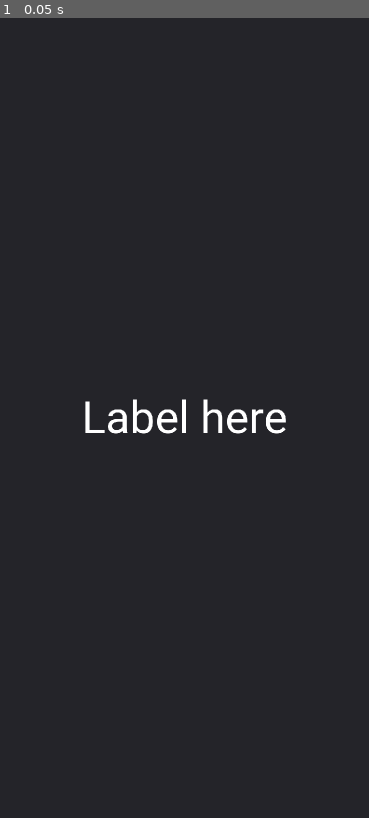
Above: before the commit, frame 1.
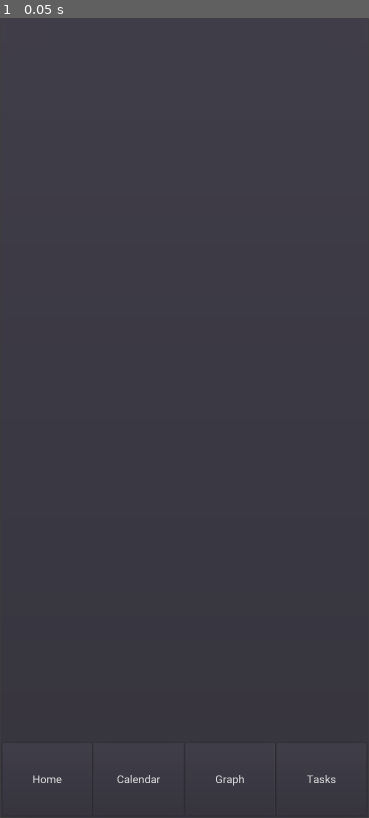
Above: after the commit, the same moment.

Repository: lmsonic/GoDiary
Game: Godot game, scene res://Main.tscn
The game is run twice, just before and just after one commit, with the same random seed, the same clock (stepped at 60 frames per second) and the same inputs. Before the commit the project starts from res://TestScene.tscn.
Inputs:
- Up to frame 1 (0.05 s): no input

The runs differ from the first frame. In frame 1, 68% of the frame differs, in the area x 0-100%, y 0-100%.

Commit message:
Tabs

Diff:
--- /dev/null
+++ b/Main.tscn
@@ -0,0 +1,61 @@
+[gd_scene load_steps=4 format=2]
+
+[ext_resource path="res://Roboto-Regular.ttf" type="DynamicFontData" id=1]
+
+[sub_resource type="DynamicFont" id=1]
+size = 32
+use_filter = true
+font_data = ExtResource( 1 )
+
+[sub_resource type="Theme" id=2]
+default_font = SubResource( 1 )
+
+[node name="Main" type="PanelContainer"]
+anchor_right = 1.0
+anchor_bottom = 1.0
+theme = SubResource( 2 )
+
+[node name="VBoxContainer" type="VBoxContainer" parent="."]
+margin_left = 7.0
+margin_top = 7.0
+margin_right = 1073.0
+margin_bottom = 2333.0
+
+[node name="MarginContainer" type="MarginContainer" parent="VBoxContainer"]
+margin_right = 1066.0
+margin_bottom = 2110.0
+size_flags_vertical = 3
+
+[node name="HBoxContainer" type="HBoxContainer" parent="VBoxContainer"]
+margin_top = 2114.0
+margin_right = 1066.0
+margin_bottom = 2326.0
+size_flags_vertical = 3
+size_flags_stretch_ratio = 0.1
+
+[node name="Home" type="Button" parent="VBoxContainer/HBoxContainer"]
+margin_right = 263.0
+margin_bottom = 212.0
+size_flags_horizontal = 3
+text = "Home"
+
+[node name="Calendar" type="Button" parent="VBoxContainer/HBoxContainer"]
+margin_left = 267.0
+margin_right = 531.0
+margin_bottom = 212.0
+size_flags_horizontal = 3
+text = "Calendar"
+
+[node name="Graph" type="Button" parent="VBoxContainer/HBoxContainer"]
+margin_left = 535.0
+margin_right = 798.0
+margin_bottom = 212.0
+size_flags_horizontal = 3
+text = "Graph"
+
+[node name="Tasks" type="Button" parent="VBoxContainer/HBoxContainer"]
+margin_left = 802.0
+margin_right = 1066.0
+margin_bottom = 212.0
+size_flags_horizontal = 3
+text = "Tasks"
--- a/StartScreen.tscn
+++ b/StartScreen.tscn
@@ -49,31 +49,31 @@
 margin_top = -298.0
 
 [node name="Button" type="Button" parent="HBoxContainer"]
-margin_right = 270.0
 margin_bottom = 298.0
 theme = SubResource( 1 )
 
 [node name="Button2" type="Button" parent="HBoxContainer"]
-margin_left = 270.0
-margin_right = 540.0
+margin_left = 4.0
+margin_right = 4.0
 margin_bottom = 298.0
 theme = SubResource( 2 )
 
 [node name="Button3" type="Button" parent="HBoxContainer"]
-margin_left = 540.0
-margin_right = 810.0
+margin_left = 8.0
+margin_right = 8.0
 margin_bottom = 298.0
 theme = SubResource( 3 )
 
 [node name="Button4" type="Button" parent="HBoxContainer"]
-margin_left = 810.0
-margin_right = 1080.0
+margin_left = 12.0
+margin_right = 12.0
 margin_bottom = 298.0
 theme = SubResource( 4 )
 
 [node name="Shadow" type="TextureRect" parent="HBoxContainer"]
 show_behind_parent = true
-margin_right = 1080.0
+margin_left = 16.0
+margin_right = 16.0
 margin_bottom = 298.0
 texture = ExtResource( 2 )
 expand = true
--- a/project.godot
+++ b/project.godot
@@ -11,8 +11,8 @@
 [application]
 
 config/name="GoDiary"
-run/main_scene="res://TestScene.tscn"
-run/low_processor_mode=true
+run/main_scene="res://Main.tscn"
+run/low_processor_mode_sleep_usec=5000
 config/icon="res://icon.png"
 
 [display]
